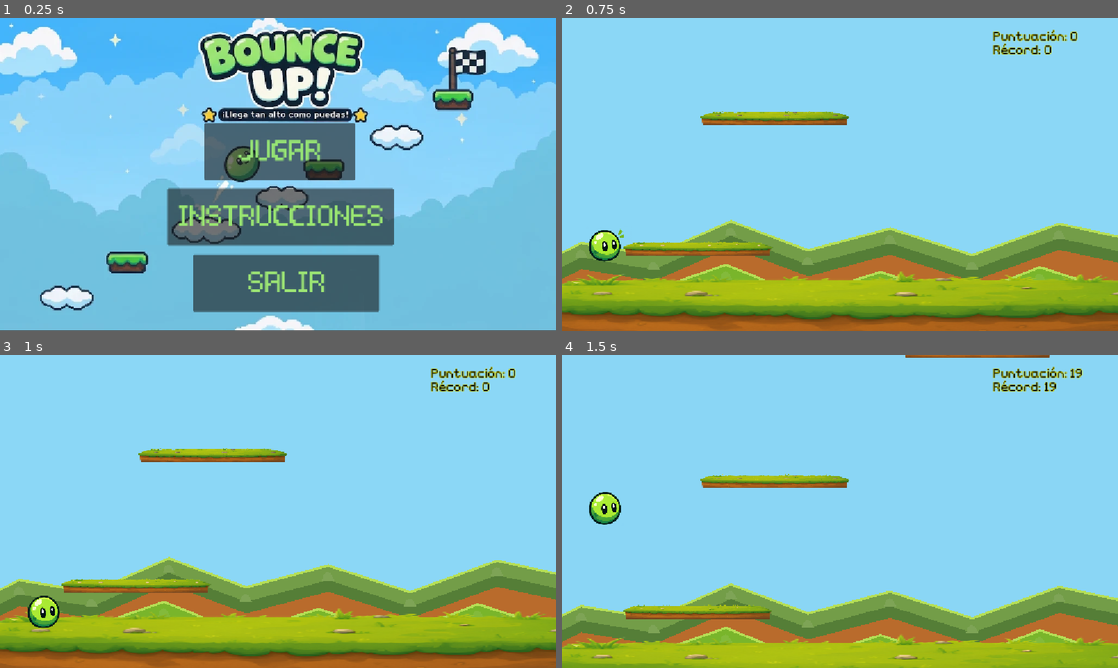
Above: before the commit, frames 1-4 (two rows, left to right).
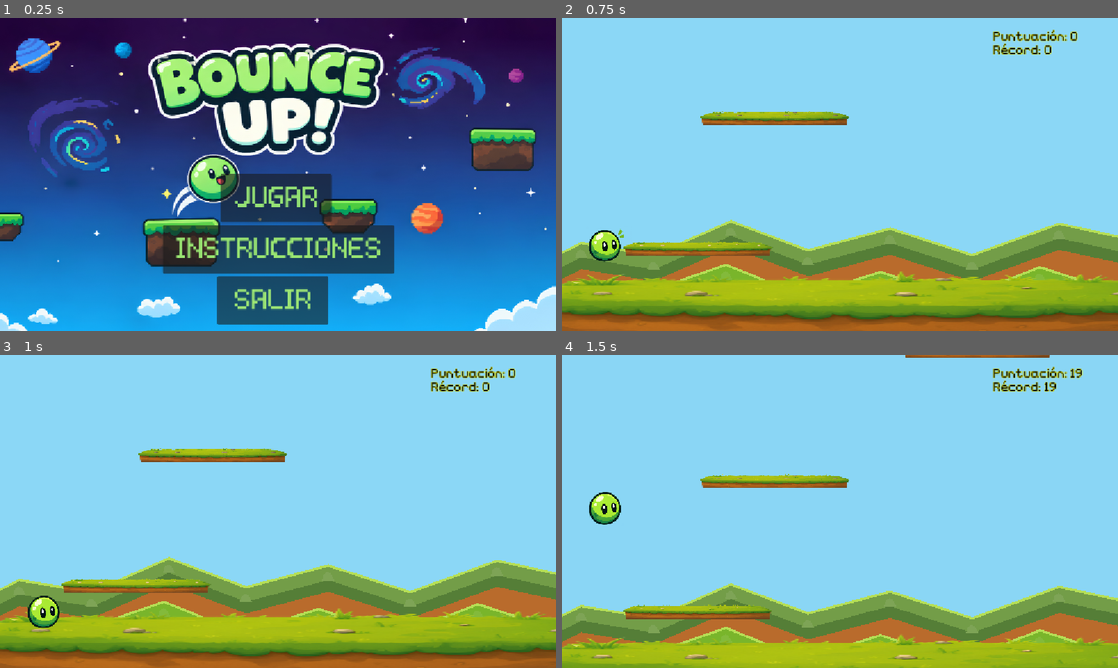
Above: after the commit, the same moments.

Repository: Miranda-511/Bounce-Up-
Game: Godot game, scene res://escenas/menu.tscn
The game is run twice, just before and just after one commit, with the same random seed, the same clock (stepped at 60 frames per second) and the same inputs.
Inputs:
- Up to frame 1 (0.25 s): no input
- Up to frame 2 (0.75 s): click "JUGAR" at 0.5 s
- Up to frame 3 (1 s): no input
- Up to frame 4 (1.5 s): no input

The runs differ from the first frame. In frame 1, 99% of the frame differs, in the area x 0-100%, y 0-100%; in frame 2, nothing differs; in frame 3, nothing differs; in frame 4, nothing differs.

Commit message:
cambio de la pantalla de inicio, intento de exportación

Diff:
--- a/escenas/instructions.tscn
+++ b/escenas/instructions.tscn
@@ -54,11 +54,9 @@
 
 - La pelota rebota automáticamente.
 
-- Evitá los pinchos y no te caigás
+- Calculá tus saltos y no te caigás
 
-- Subí lo más alto que podás
-
--Si te quedás atrapad@ presioná el botón de reinicio
+- Subí lo más alto que podás y superá tu récord
 
 ¡Buena suerte!"
 label_settings = SubResource("LabelSettings_pv7or")
--- a/escenas/main.tscn
+++ b/escenas/main.tscn
@@ -12,6 +12,7 @@
 extends Node2D
 
 const PLATFORM_SCENE = preload(\"res://escenas/platform.tscn\")
+const ROCK_PLATFORM_SCENE = preload(\"res://escenas/platform_rock.tscn\")
 
 # DIFICULTAD
 const VERTICAL_GAP = 270.0
@@ -29,19 +30,21 @@
 const FIRST_PLATFORM_ABOVE_FLOOR = 110.0
 const FIRST_PLATFORM_HORIZONTAL_OFFSET = 200.0
 
+# ALTURA EN LA QUE COMIENZAN LAS PLATAFORMAS ROCOSAS
+const ROCK_START_HEIGHT = 20000.0
+
 @onready var main: Node2D = get_parent()
 
 var player: CharacterBody2D
+var start_y: float
 var next_platform_y: float
 var last_center_x: float
 
-# RECORDAR POSICIONES RECIENTES
 var recent_positions: Array[float] = []
 
 
 func _ready():
 
-	# BUSCAR AL JUGADOR
 	for child in main.get_children():
 		if child is CharacterBody2D:
 			player = child
@@ -52,9 +55,10 @@
 		set_process(false)
 		return
 
+	start_y = player.global_position.y
+
 	var screen_width = get_viewport_rect().size.x
 
-	# POSICIÓN INICIAL
 	last_center_x = clamp(
 		player.global_position.x + 104.6 + FIRST_PLATFORM_HORIZONTAL_OFFSET,
 		PLATFORM_HALF_WIDTH,
@@ -65,7 +69,6 @@
 
 	next_platform_y = FLOOR_TOP_Y - FIRST_PLATFORM_ABOVE_FLOOR
 
-	# PRIMERA PLATAFORMA
 	spawn_platform(last_center_x)
 
 	next_platform_y -= VERTICAL_GAP
@@ -87,9 +90,18 @@
 		create_platform()
 
 
-func spawn_platform(center_x):
-
-	var new_platform = PLATFORM_SCENE.instantiate()
+func spawn_platform(center_x: float):
+
+	var height = start_y - next_platform_y
+
+	var new_platform
+
+	# ANTES DEL ESPACIO: TIERRA
+	# EN EL ESPACIO: ROCA
+	if height >= ROCK_START_HEIGHT:
+		new_platform = ROCK_PLATFORM_SCENE.instantiate()
+	else:
+		new_platform = PLATFORM_SCENE.instantiate()
 
 	new_platform.position = Vector2(
 		center_x - PLATFORM_CENTER_X,
@@ -108,21 +120,17 @@
 
 	var possible_positions: Array[float] = []
 
-	# PROBAR MUCHAS POSICIONES ALEATORIAS
 	for attempt in range(100):
 
 		var candidate = randf_range(min_x, max_x)
-
 		var distance = abs(candidate - last_center_x)
 
-		# EVITAR PLATAFORMAS DEMASIADO CERCANAS O LEJANAS
 		if distance < MIN_HORIZONTAL_STEP:
 			continue
 
 		if distance > MAX_HORIZONTAL_STEP:
 			continue
 
-		# EVITAR REPETIR POSICIONES RECIENTES
 		var repeated = false
 
 		for i in range(max(0, recent_positions.size() - 2)):
@@ -134,7 +142,6 @@
 		if not repeated:
 			possible_positions.append(candidate)
 
-	# ELEGIR UNA POSICIÓN ALEATORIA
 	var new_x = last_center_x
 
 	if possible_positions.size() > 0:
@@ -145,7 +152,6 @@
 
 	else:
 
-		# ALTERNATIVA SI NO ENCUENTRA POSICIONES
 		var direction = -1.0 if randf() < 0.5 else 1.0
 
 		new_x = clamp(
@@ -154,10 +160,8 @@
 			max_x
 		)
 
-	# CREAR PLATAFORMA
 	spawn_platform(new_x)
 
-	# RECORDAR POSICIONES
 	recent_positions.append(new_x)
 
 	if recent_positions.size() > 3:
--- a/escenas/menu.tscn
+++ b/escenas/menu.tscn
@@ -1,6 +1,6 @@
 [gd_scene format=3 uid="uid://jnr0lyh5wf73"]
 
-[ext_resource type="Texture2D" uid="uid://bdunmsmfksqr" path="res://assets/bounce up menu bg.webp" id="1_d7r87"]
+[ext_resource type="Texture2D" uid="uid://d0cvy5htw7ntu" path="res://assets/bounce up pantalla de inicio bg.png" id="1_d7r87"]
 [ext_resource type="FontFile" uid="uid://c4a6oj1d3qow6" path="res://font/lower-pixel.regular.otf" id="2_2owot"]
 
 [sub_resource type="GDScript" id="GDScript_pv7or"]
@@ -60,29 +60,29 @@
 layer = -1
 
 [node name="Sprite2D" type="Sprite2D" parent="CanvasLayer" unique_id=121247602]
-position = Vector2(576.5, 323.49997)
-scale = Vector2(1.1259767, 1.1276224)
+position = Vector2(526.00006, 309.41202)
+scale = Vector2(1.0998263, 1.0784321)
 texture = ExtResource("1_d7r87")
 
 [node name="play" type="Button" parent="." unique_id=315154463]
 layout_mode = 1
 anchors_preset = -1
-anchor_left = 0.5125139
-anchor_top = 0.4270371
-anchor_right = 0.5125139
-anchor_bottom = 0.42717287
-offset_left = -167.41602
-offset_top = -58.72003
-offset_right = 145.58398
-offset_bottom = 59.191986
+anchor_left = 0.49693754
+anchor_top = 0.5759753
+anchor_right = 0.49693754
+anchor_bottom = 0.5759753
+offset_left = -115.472046
+offset_top = -50.231995
+offset_right = 114.527954
+offset_bottom = 49.768005
 grow_horizontal = 2
 grow_vertical = 2
 offset_transform_enabled = true
 theme = SubResource("Theme_dg7ii")
 theme_override_colors/font_color = Color(0.58431375, 0.8901961, 0.45490196, 1)
-theme_override_colors/font_pressed_color = Color(1, 0.6, 0.19999999, 1)
-theme_override_colors/font_hover_color = Color(0.7, 0.35, 0, 1)
-theme_override_colors/font_hover_pressed_color = Color(0.7, 0.35, 0, 1)
+theme_override_colors/font_pressed_color = Color(0.33333334, 0.81960785, 0.3019608, 1)
+theme_override_colors/font_hover_color = Color(0.5193333, 0.76, 0.38, 1)
+theme_override_colors/font_hover_pressed_color = Color(0.34901962, 0.8156863, 0.2901961, 1)
 theme_override_fonts/font = ExtResource("2_2owot")
 theme_override_font_sizes/font_size = 60
 text = "JUGAR"
@@ -91,20 +91,20 @@
 [node name="instructions" type="Button" parent="." unique_id=2121934472]
 layout_mode = 1
 anchors_preset = -1
-anchor_left = 0.5
-anchor_top = 0.6360616
-anchor_right = 0.5
-anchor_bottom = 0.6360616
-offset_left = -229.0
-offset_top = -59.16803
-offset_right = 240.0
-offset_bottom = 58.83197
+anchor_left = 0.5008473
+anchor_top = 0.7363702
+anchor_right = 0.5008473
+anchor_bottom = 0.7363702
+offset_left = -239.97601
+offset_top = -48.167908
+offset_right = 240.02399
+offset_bottom = 51.832092
 grow_horizontal = 2
 grow_vertical = 2
 theme_override_colors/font_color = Color(0.6, 0.8980392, 0.44313726, 1)
-theme_override_colors/font_pressed_color = Color(1, 0.6, 0.19999999, 1)
-theme_override_colors/font_hover_color = Color(0.7, 0.35, 0, 1)
-theme_override_colors/font_hover_pressed_color = Color(0.7, 0.35, 0, 1)
+theme_override_colors/font_pressed_color = Color(0.34117648, 0.8117647, 0.2901961, 1)
+theme_override_colors/font_hover_color = Color(0.5176471, 0.7607843, 0.38039216, 1)
+theme_override_colors/font_hover_pressed_color = Color(0.34901962, 0.8156863, 0.2901961, 1)
 theme_override_fonts/font = ExtResource("2_2owot")
 theme_override_font_sizes/font_size = 60
 text = "INSTRUCCIONES"
@@ -113,20 +113,18 @@
 [node name="quit" type="Button" parent="." unique_id=1098325332]
 layout_mode = 1
 anchors_preset = -1
-anchor_left = 0.51500005
-anchor_top = 0.84762967
-anchor_right = 0.51500005
-anchor_bottom = 0.84762967
-offset_left = -193.28003
-offset_top = -59.264038
-offset_right = 192.71997
-offset_bottom = 58.735962
-grow_horizontal = 2
-grow_vertical = 0
+anchor_left = 0.49059725
+anchor_top = 0.90309876
+anchor_right = 0.49059725
+anchor_bottom = 0.90309876
+offset_left = -115.16803
+offset_top = -50.208008
+offset_right = 114.83197
+offset_bottom = 49.791992
 theme_override_colors/font_color = Color(0.6117647, 0.8980392, 0.45490196, 1)
-theme_override_colors/font_pressed_color = Color(1, 0.6, 0.19999999, 1)
-theme_override_colors/font_hover_color = Color(0.7, 0.35, 0, 1)
-theme_override_colors/font_hover_pressed_color = Color(0.7, 0.35, 0, 1)
+theme_override_colors/font_pressed_color = Color(0.33333334, 0.8117647, 0.30588236, 1)
+theme_override_colors/font_hover_color = Color(0.5176471, 0.7607843, 0.38039216, 1)
+theme_override_colors/font_hover_pressed_color = Color(0.34117648, 0.8117647, 0.2901961, 1)
 theme_override_fonts/font = ExtResource("2_2owot")
 theme_override_font_sizes/font_size = 60
 text = "SALIR
--- a/escenas/platform_rock.tscn
+++ b/escenas/platform_rock.tscn
@@ -8,11 +8,12 @@
 [node name="platform_rock" type="Node2D" unique_id=2042642491]
 
 [node name="Sprite2D" type="Sprite2D" parent="." unique_id=1734903502]
-position = Vector2(893, 228)
+position = Vector2(926, 493)
 scale = Vector2(0.13599214, 0.09053617)
 texture = ExtResource("1_e0wkv")
 
 [node name="StaticBody2D" type="StaticBody2D" parent="." unique_id=1205474556]
+position = Vector2(32, 262)
 
 [node name="CollisionShape2D" type="CollisionShape2D" parent="StaticBody2D" unique_id=211680226]
 position = Vector2(893.125, 229)
Binary file removed: assets/bounce up menu bg.webp
Binary file added: assets/bounce up pantalla de inicio bg.png
Not shown, changed: assets/bounce up pantalla de inicio bg.png.import
Not shown, added: export_presets.cfg
Not shown, changed: exports/index.pck
